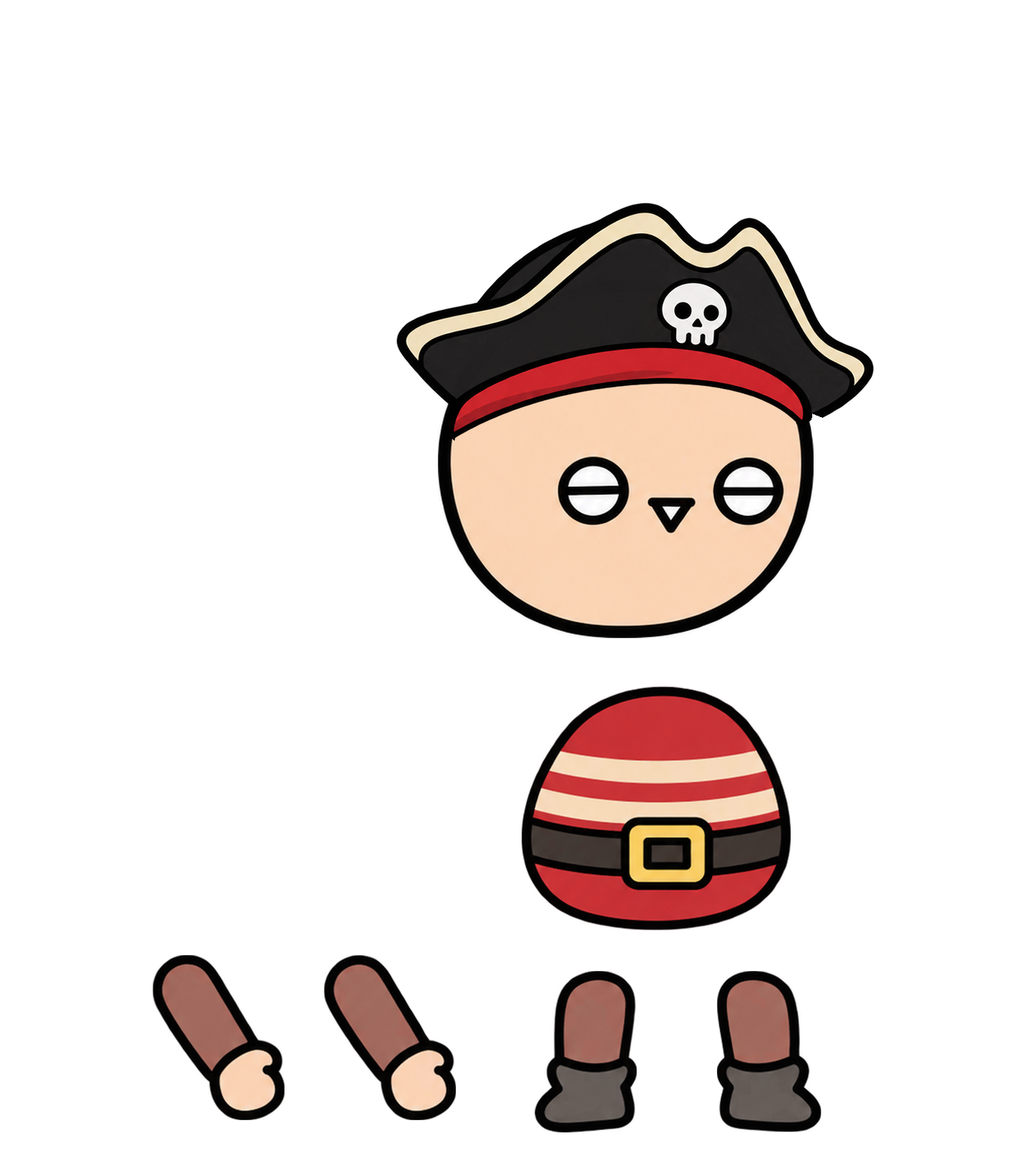
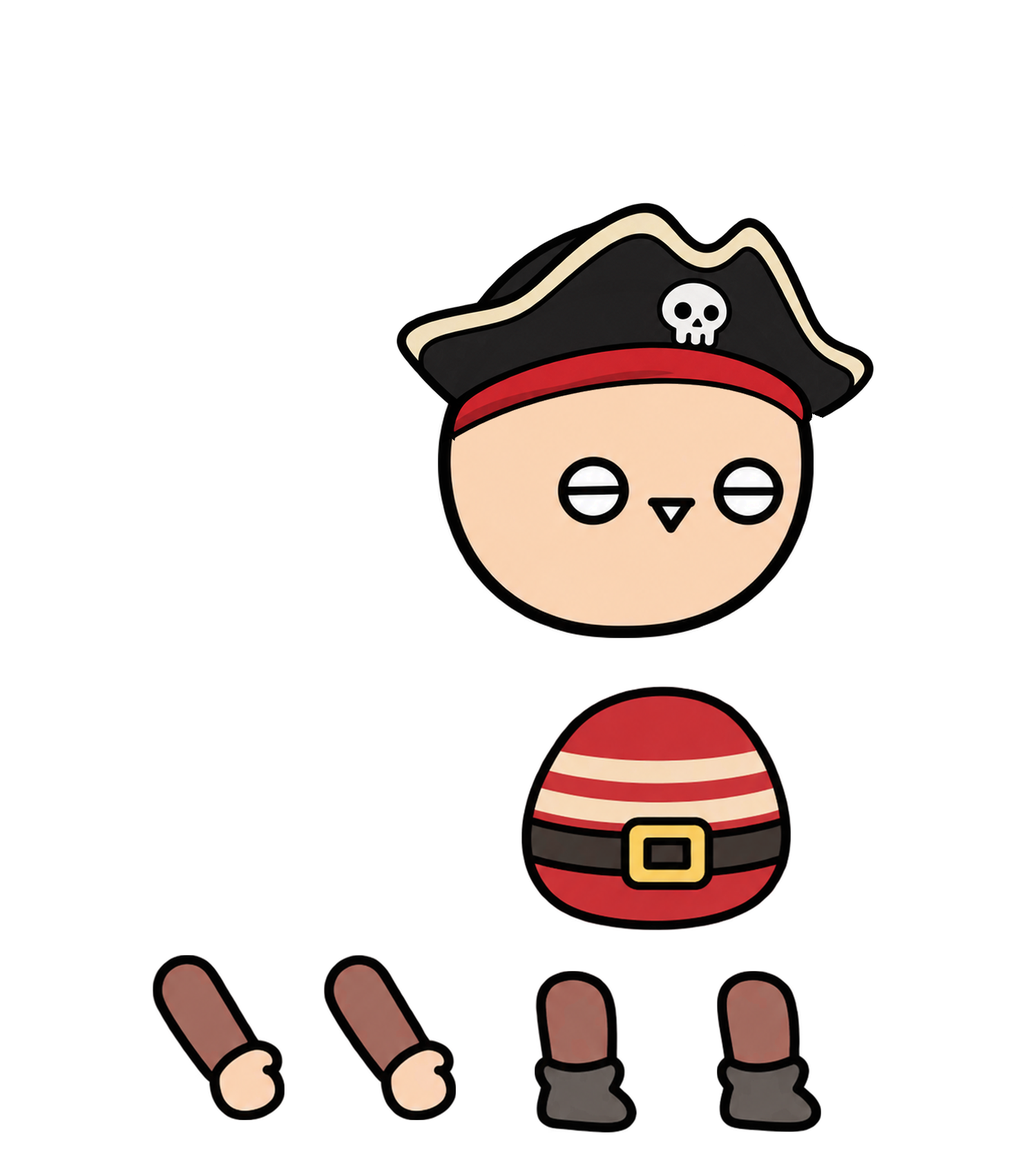
Layer changes from the first (1036, 1174) image to the second:
painted on "다리1" over <box>534,970,637,1133</box>
